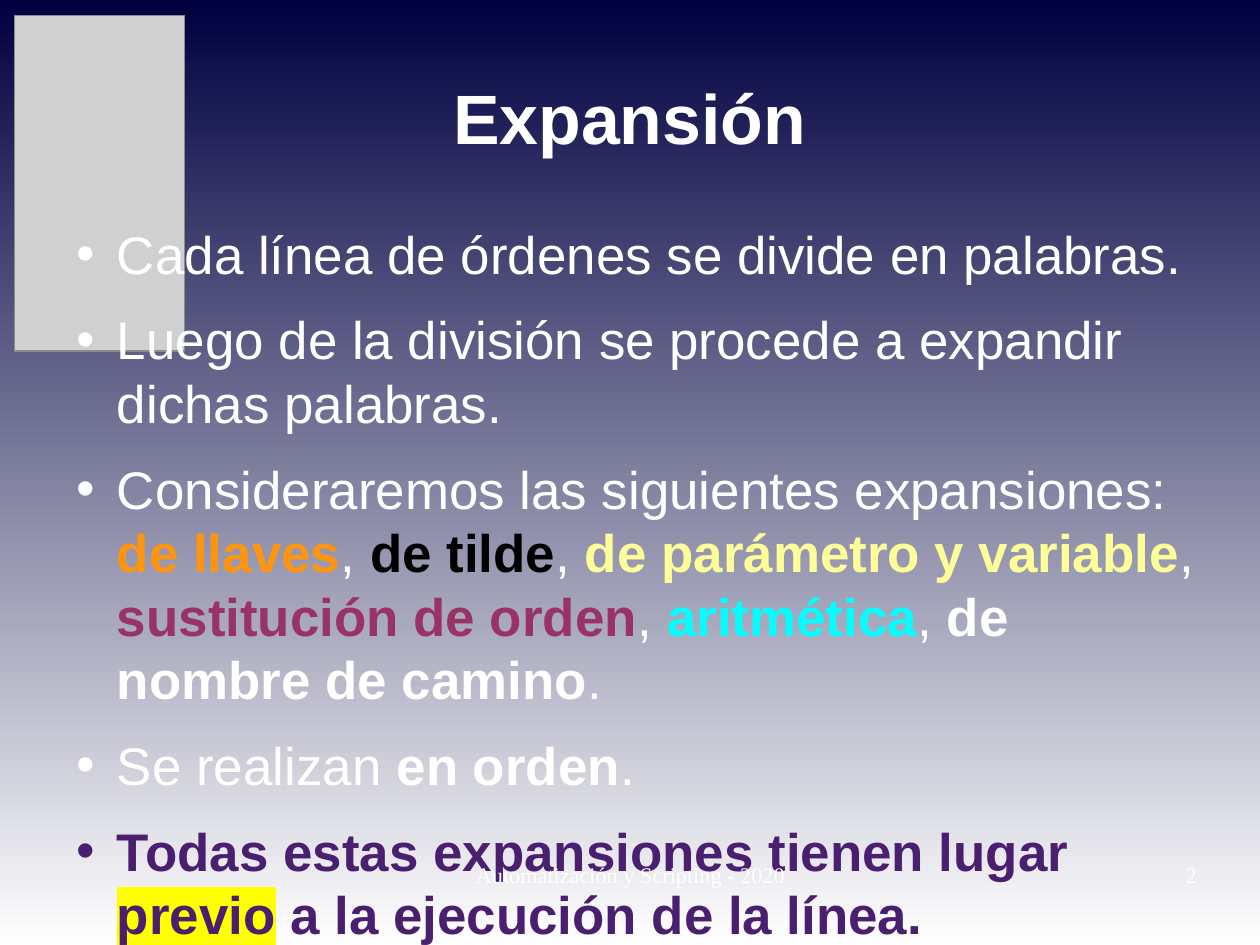
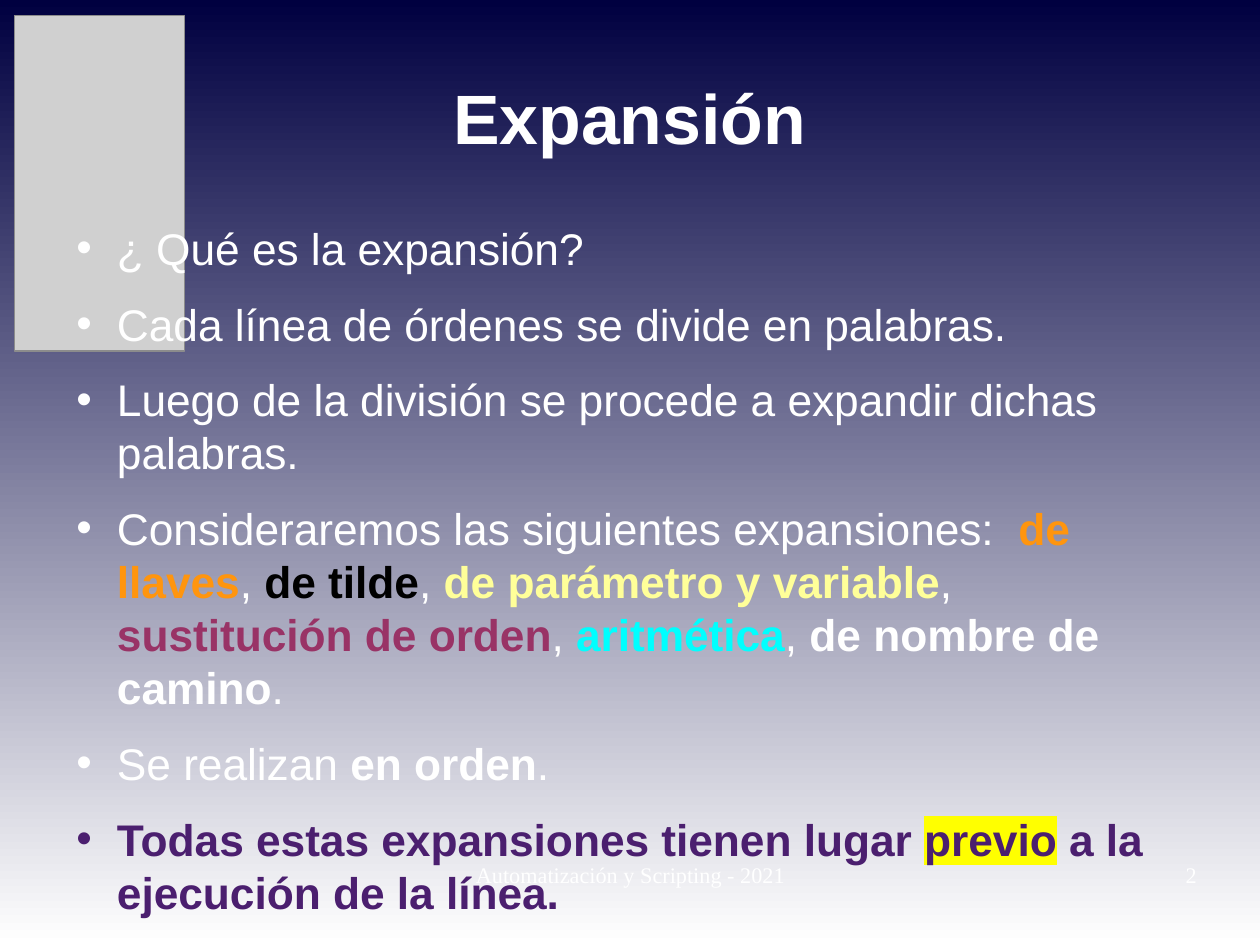
Before and after one commit to niniadcobre/-AutoyScripting, a slide deck: slide 2 of clases/AYS_clase06.odp. Drawn at 1260x945 pixels with LibreOffice and Linux fonts; fonts in the diff are those of the drawing; grey boxes stand for pictures. Boxes give left, top, right and bottom in pixels: in the first picture for what was removed or moved away, otherwise in the second. Text is boxed around its words. In the diff, an @@ line names an element or a change of style, - is before the commit and + after.

```diff
--- a/clases/AYS_clase06.odp
+++ b/clases/AYS_clase06.odp
@@ text at box(156, 229, 584, 273): paragraph added @@
+• ¿ Qué es la expansión?
@@ text at box(117, 305, 1143, 917): size 33.3 to 27.9 pt @@
@@ text at box(476, 885, 618, 888): text changed @@
-Automatización y Scripting - 2020
+Automatización y Scripting - 2021
```
Also in this commit, not shown: 8 other slides changed, 1 slide added, 6 other files.
